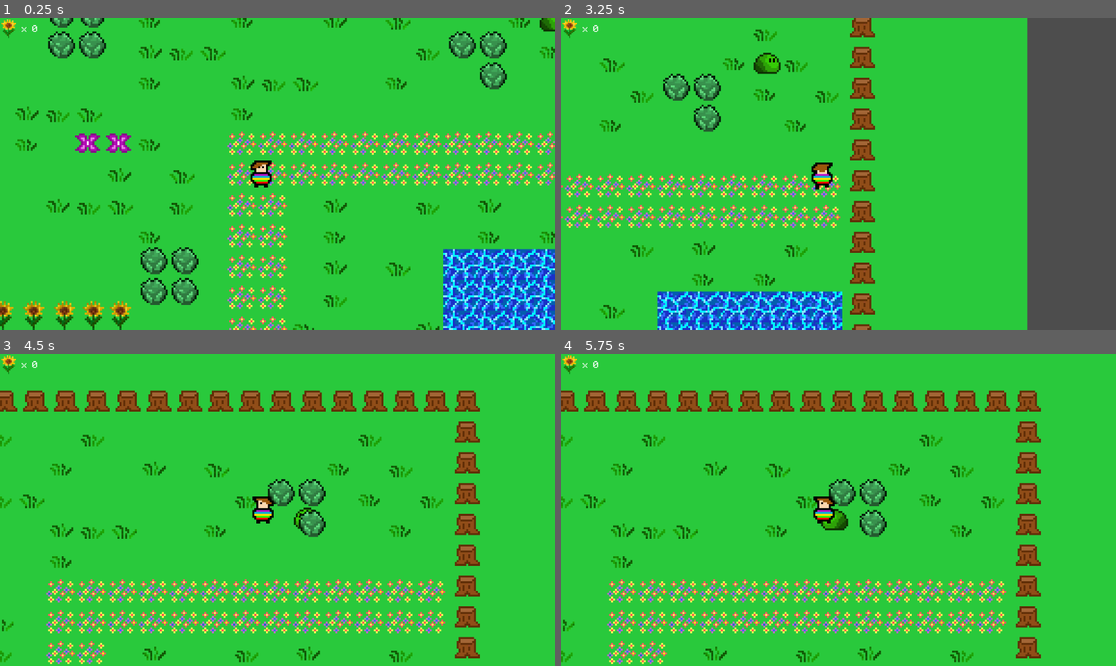
Above: before the commit, frames 1-4 (two rows, left to right).
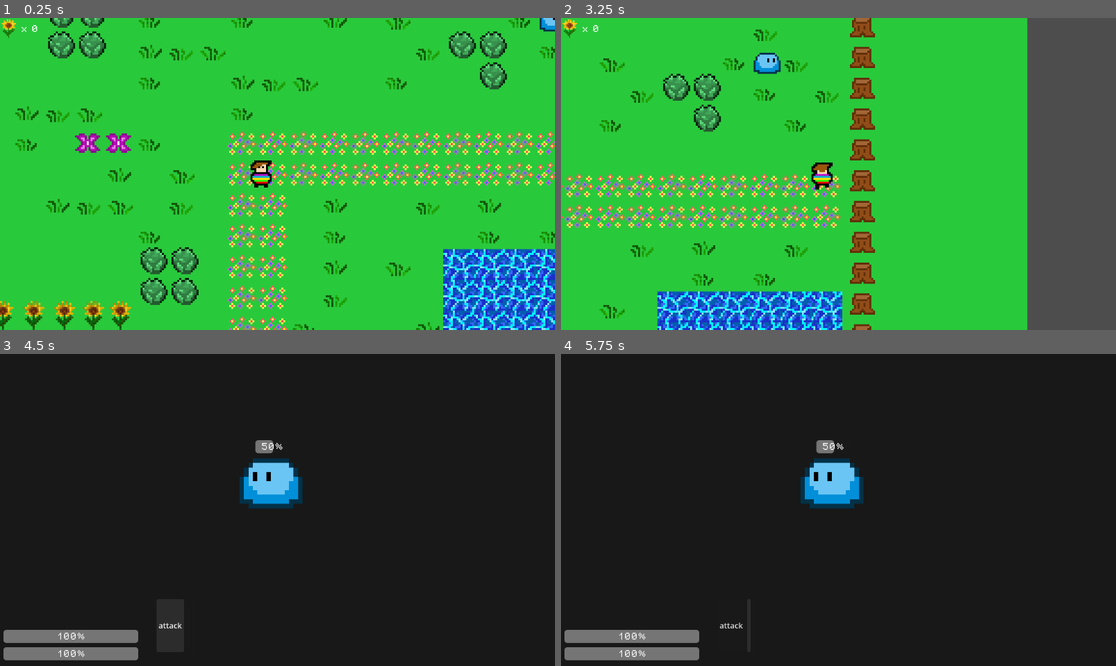
Above: after the commit, the same moments.

Repository: Kebo02/rpg-prog-2
Game: Godot game, scene res://scenes/rpg_prog_2.tscn
The game is run twice, just before and just after one commit, with the same random seed, the same clock (stepped at 60 frames per second) and the same inputs. Sound files missing from this copy of the repository are replaced by a short silence.
Inputs (mouse positions are in pixels of both pictures, inside the frame that each line leads up to):
- Up to frame 1 (0.25 s): no input
- Up to frame 2 (3.25 s): hold Right (ui_right) 0.53-1.28 s; hold Down (ui_down) 1.28-2.03 s; tap Enter at 2 s; hold Right (ui_right) 2.03-2.78 s; hold Up (ui_up) from 2.78 s (still down)
- Up to frame 3 (4.5 s): release Up (ui_up) at 3.53 s; hold Left (ui_left) 3.53-4.25 s; click (172, 625) at 4.25 s, where only the run after the commit has a clickable "attack"
- Up to frame 4 (5.75 s): click (749, 625) at 5.02 s

The runs differ from the first frame. In frame 1, 0.1% of the frame differs, in the area x 97-100%, y 0-5%; in frame 2, 0.3%; in frame 3, 100%, in the area x 0-100%, y 0-100%; in frame 4, 100%.

Commit message:
#5 battle arena structure

Diff:
--- /dev/null
+++ b/scenes/battle_scene.tscn
@@ -0,0 +1,72 @@
+[gd_scene format=3 uid="uid://0ivllnqgl00n"]
+
+[ext_resource type="Texture2D" uid="uid://vng5coc5dqa1" path="res://assets/entity_animation/blue_slime_walking_animation.png" id="1_kinr6"]
+[ext_resource type="Script" uid="uid://bfjhvegy7q2x2" path="res://scripts/battle_scene.gd" id="1_rca61"]
+[ext_resource type="FontFile" uid="uid://6op1lmq0am5u" path="res://assets/fonts/PixelOperator8.ttf" id="2_rca61"]
+
+[sub_resource type="AtlasTexture" id="AtlasTexture_rca61"]
+atlas = ExtResource("1_kinr6")
+region = Rect2(-0.054218292, -0.0005836487, 16.021774, 16.000584)
+
+[node name="battle_scene" type="CanvasLayer" unique_id=404141245]
+process_mode = 3
+script = ExtResource("1_rca61")
+
+[node name="ColorRect" type="ColorRect" parent="." unique_id=580139367]
+offset_right = 1168.0
+offset_bottom = 648.0
+color = Color(0.096204735, 0.09620475, 0.096204735, 1)
+
+[node name="TextureRect" type="TextureRect" parent="." unique_id=1498934236]
+texture_filter = 1
+offset_left = 488.0
+offset_top = 179.0
+offset_right = 638.0
+offset_bottom = 330.2448
+texture = SubResource("AtlasTexture_rca61")
+flip_h = true
+
+[node name="Label" type="Label" parent="." unique_id=1539318085]
+offset_left = 375.0
+offset_right = 712.72906
+offset_bottom = 179.0
+
+[node name="enemy_hp" type="ProgressBar" parent="." unique_id=1574602679]
+texture_filter = 1
+offset_left = 530.0
+offset_top = 179.0
+offset_right = 599.0
+offset_bottom = 206.0
+theme_override_fonts/font = ExtResource("2_rca61")
+
+[node name="player_hp" type="ProgressBar" parent="." unique_id=1865550831]
+texture_filter = 1
+offset_left = 7.0
+offset_top = 609.0
+offset_right = 287.0
+offset_bottom = 636.0
+theme_override_fonts/font = ExtResource("2_rca61")
+
+[node name="player_mana" type="ProgressBar" parent="." unique_id=461570513]
+texture_filter = 1
+offset_left = 7.0
+offset_top = 573.0
+offset_right = 287.0
+offset_bottom = 600.0
+theme_override_fonts/font = ExtResource("2_rca61")
+
+[node name="HBoxContainer" type="HBoxContainer" parent="." unique_id=1795519276]
+offset_left = 325.0
+offset_top = 509.0
+offset_right = 775.0
+offset_bottom = 619.0
+
+[node name="Button" type="Button" parent="HBoxContainer" unique_id=1132819005]
+layout_mode = 2
+text = "attack"
+
+[node name="Button2" type="Button" parent="HBoxContainer" unique_id=1311801030]
+layout_mode = 2
+
+[node name="Button3" type="Button" parent="HBoxContainer" unique_id=1118371553]
+layout_mode = 2
--- a/scenes/slime.tscn
+++ b/scenes/slime.tscn
@@ -1,30 +1,31 @@
 [gd_scene format=3 uid="uid://dmswinjomnbgo"]
 
-[ext_resource type="Texture2D" uid="uid://b2nir7oecm2oj" path="res://assets/slime.png" id="1_371uh"]
 [ext_resource type="Script" uid="uid://doj0nyrfqlk0x" path="res://scripts/slime.tscn.gd" id="1_p2gj0"]
+[ext_resource type="Texture2D" uid="uid://vng5coc5dqa1" path="res://assets/entity_animation/blue_slime_walking_animation.png" id="2_p2gj0"]
 
-[sub_resource type="AtlasTexture" id="AtlasTexture_p2gj0"]
-atlas = ExtResource("1_371uh")
+[sub_resource type="AtlasTexture" id="AtlasTexture_n6pvg"]
+atlas = ExtResource("2_p2gj0")
 region = Rect2(0, 0, 16, 16)
 
-[sub_resource type="AtlasTexture" id="AtlasTexture_n6pvg"]
-atlas = ExtResource("1_371uh")
+[sub_resource type="AtlasTexture" id="AtlasTexture_pjw23"]
+atlas = ExtResource("2_p2gj0")
 region = Rect2(16, 0, 16, 16)
 
-[sub_resource type="AtlasTexture" id="AtlasTexture_pjw23"]
-atlas = ExtResource("1_371uh")
+[sub_resource type="AtlasTexture" id="AtlasTexture_2npkn"]
+atlas = ExtResource("2_p2gj0")
 region = Rect2(32, 0, 16, 16)
 
-[sub_resource type="AtlasTexture" id="AtlasTexture_2npkn"]
-atlas = ExtResource("1_371uh")
+[sub_resource type="AtlasTexture" id="AtlasTexture_fd6lc"]
+atlas = ExtResource("2_p2gj0")
 region = Rect2(48, 0, 16, 16)
 
-[sub_resource type="SpriteFrames" id="SpriteFrames_fd6lc"]
+[sub_resource type="AtlasTexture" id="AtlasTexture_gstla"]
+atlas = ExtResource("2_p2gj0")
+region = Rect2(64, 0, 16, 16)
+
+[sub_resource type="SpriteFrames" id="SpriteFrames_v5wyi"]
 animations = [{
 "frames": [{
-"duration": 1.0,
-"texture": SubResource("AtlasTexture_p2gj0")
-}, {
 "duration": 1.0,
 "texture": SubResource("AtlasTexture_n6pvg")
 }, {
@@ -33,25 +34,31 @@
 }, {
 "duration": 1.0,
 "texture": SubResource("AtlasTexture_2npkn")
+}, {
+"duration": 1.0,
+"texture": SubResource("AtlasTexture_fd6lc")
+}, {
+"duration": 1.0,
+"texture": SubResource("AtlasTexture_gstla")
 }],
 "loop": true,
-"name": &"slime",
+"name": &"blue_slime_walking_animation",
 "speed": 5.0
 }]
 
 [sub_resource type="CircleShape2D" id="CircleShape2D_gstla"]
-radius = 0.72436124
+radius = 2.1730838
 
 [sub_resource type="CircleShape2D" id="CircleShape2D_v5wyi"]
-radius = 47.010635
+radius = 54.00926
 
 [node name="slime" type="CharacterBody2D" unique_id=1133044125]
 script = ExtResource("1_p2gj0")
 
 [node name="AnimatedSprite2D" type="AnimatedSprite2D" parent="." unique_id=1851933048]
 texture_filter = 1
-sprite_frames = SubResource("SpriteFrames_fd6lc")
-animation = &"slime"
+sprite_frames = SubResource("SpriteFrames_v5wyi")
+animation = &"blue_slime_walking_animation"
 
 [node name="CollisionShape2D" type="CollisionShape2D" parent="." unique_id=56512123]
 position = Vector2(0, 2)
--- /dev/null
+++ b/scripts/battle_scene.gd
@@ -0,0 +1,23 @@
+extends CanvasLayer
+
+var player = null
+var enemy = null
+
+@onready var enemy_hp = $enemy_hp
+@onready var player_hp = $player_hp
+@onready var player_mana = $player_mana
+
+func _ready() -> void:
+	player_hp.max_value = player.max_hp
+	player_mana.max_value = player.max_mana
+	player_mana.value = player.mana
+	player_hp.value = player.hp
+	enemy_hp.max_value = enemy.max_hp
+	enemy_hp.value = enemy.hp
+
+
+
+
+
+func _process(delta: float) -> void:
+	pass
--- a/scripts/player.gd
+++ b/scripts/player.gd
@@ -1,7 +1,15 @@
 extends CharacterBody2D
 const SPEED = 120.0
+#collectibles
+var sunflower: int = 0
 
-var sunflower: int = 0
+#attributes
+var hp: int = 10
+var max_hp: int = 10
+var mana: int = 20
+var max_mana = 20
+var dmg = 4
+
 
 @onready var animated_sprite: AnimatedSprite2D = $AnimatedSprite2D
 
--- a/scripts/slime.tscn.gd
+++ b/scripts/slime.tscn.gd
@@ -1,6 +1,13 @@
 extends CharacterBody2D
 var player = null
 var speed:int = 60
+
+var hp: int = 5
+var max_hp: int = 10
+var dmg = 2
+
+const BATTLE_SCENE = preload("res://scenes/battle_scene.tscn")
+
 
 @onready var animated_sprite = $AnimatedSprite2D
 
@@ -8,7 +15,7 @@
 	if player != null:
 		var direction = (player.global_position - global_position).normalized()
 		velocity = direction * speed
-		animated_sprite.play("slime")
+		animated_sprite.play("blue_slime_walking_animation")
 		if direction.x != 0:
 			animated_sprite.flip_h = direction.x < 0
 
@@ -16,6 +23,13 @@
 		velocity = Vector2.ZERO
 		animated_sprite.stop()
 	move_and_slide()
+
+	for i in get_slide_collision_count():
+		var collision = get_slide_collision(i)
+		# Jeśli to gracz, odpalamy walkę!
+		if collision.get_collider().name == "player":
+			start_battle(collision.get_collider())
+
 
 func _on_detection_shape_body_entered(body: Node2D) -> void:
 	if body.name == "player":
@@ -25,3 +39,10 @@
 func _on_detection_shape_body_exited(body: Node2D) -> void:
 	if body.name == "player":
 		player = null
+
+func start_battle(player_node):
+	var arena = BATTLE_SCENE.instantiate()
+	arena.player = player_node
+	arena.enemy = self
+	get_tree().root.add_child(arena)
+	get_tree().paused = true
Binary file added: assets/entity_animation/blue_slime_walking_animation.png
Not shown, added: assets/entity_animation/blue_slime_walking_animation.png.import
Not shown, added: scripts/battle_scene.gd.uid
